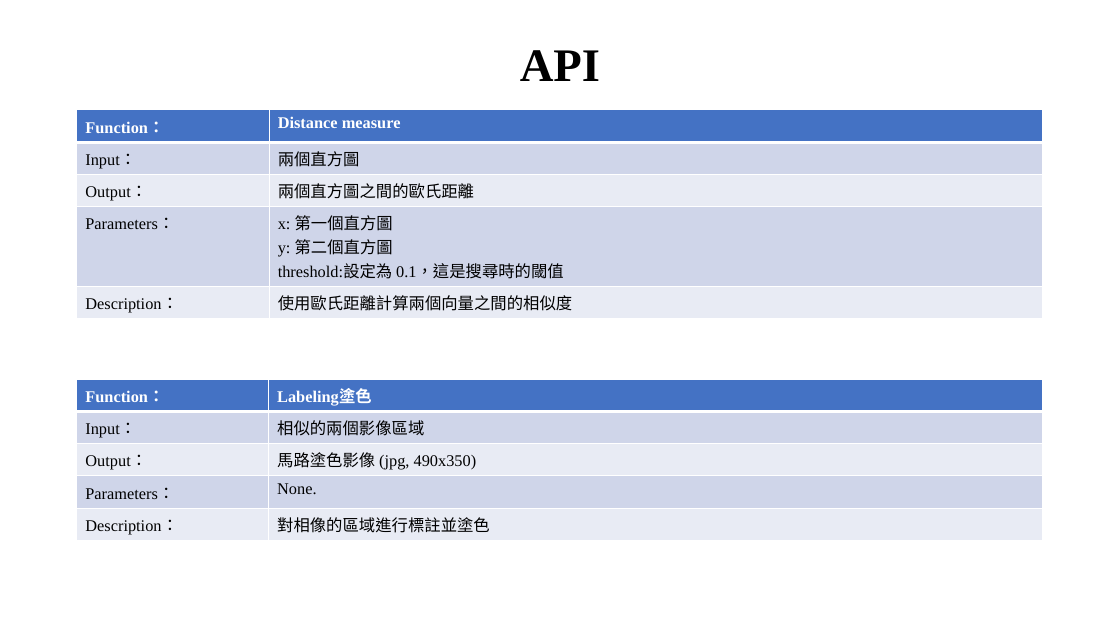
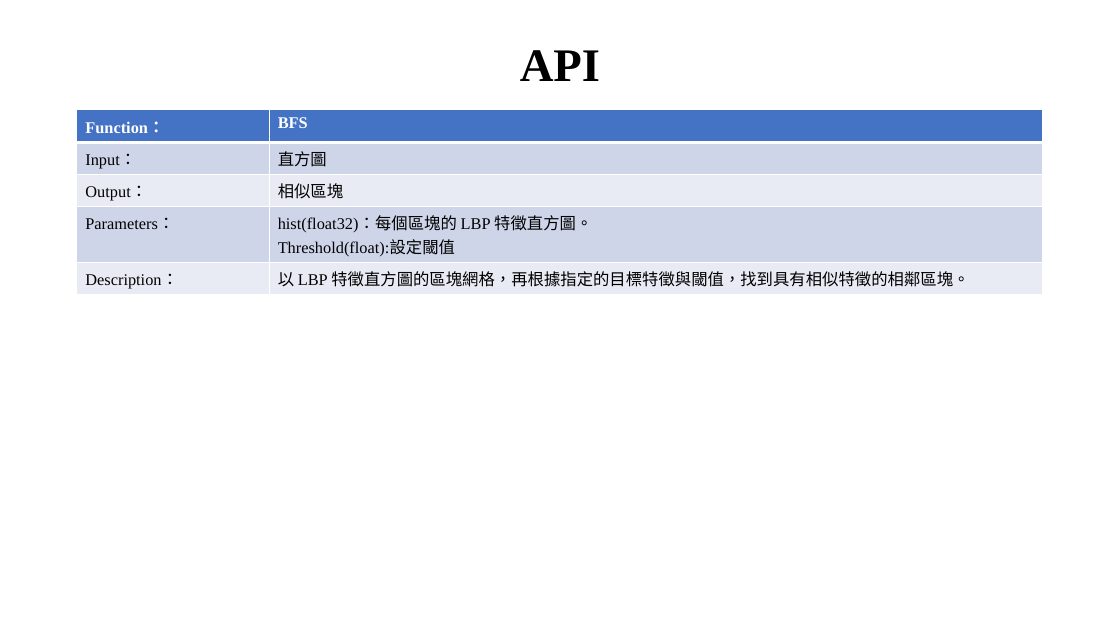
Before and after one commit to xup6tp6u4/Image-processing, a slide deck: slide 7 of 馬路分割_F112112136_林宸毅.pptx. Drawn at 1120x630 pixels with LibreOffice and Linux fonts; fonts in the diff are those of the drawing; background and template pictures are left out. Boxes give left, top, right and bottom in pixels: in the first picture for what was removed or moved away, otherwise in the second. Text is boxed around its words. In the diff, an @@ line names an element or a change of style, - is before the commit and + after.

Commit message:
嵌入式影像處理-馬路分割

```diff
--- a/馬路分割_F112112136_林宸毅.pptx
+++ b/馬路分割_F112112136_林宸毅.pptx
@@ table at box(77, 110, 1044, 293) @@
-row 1, column 2: Distance measure
+row 1, column 2: BFS
-row 2, column 2: 兩個直方圖
+row 2, column 2: 直方圖
-row 3, column 2: 兩個直方圖之間的歐氏距離
+row 3, column 2: 相似區塊
-row 4, column 2: x: 第一個直方圖 / y: 第二個直方圖 / threshold:設定為 0.1，這是搜尋時的閾值
+row 4, column 2: hist(float32)：每個區塊的 LBP 特徵直方圖。 / Threshold(float):設定閾值
-row 5, column 2: 使用歐氏距離計算兩個向量之間的相似度
+row 5, column 2: 以 LBP 特徵直方圖的區塊網格，再根據指定的目標特徵與閾值，找到具有相似特徵的相鄰區塊。
@@ table removed at box(77, 379, 1044, 540), 5 rows, 2 columns @@
-Function： | Labeling塗色
-Input： | 相似的兩個影像區域
-Output： | 馬路塗色影像 (jpg, 490x350)
-Parameters： | None.
-Description： | 對相像的區域進行標註並塗色
```
Also in this commit, not shown: 5 other slides changed, 1 slide added.
